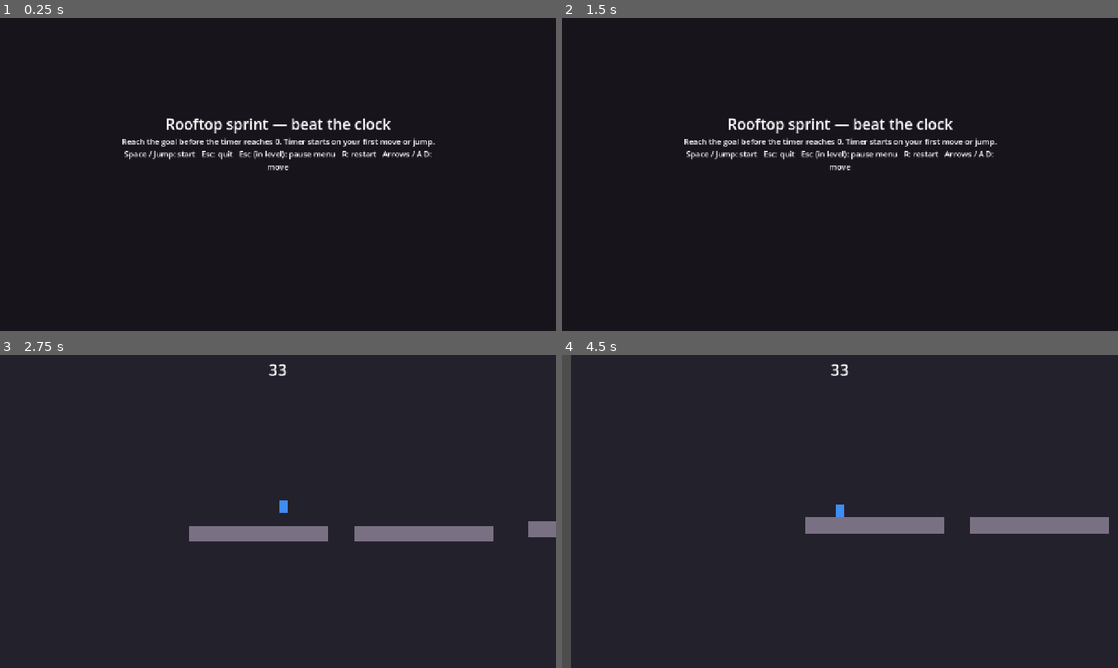
Above: before the commit, frames 1-4 (two rows, left to right).
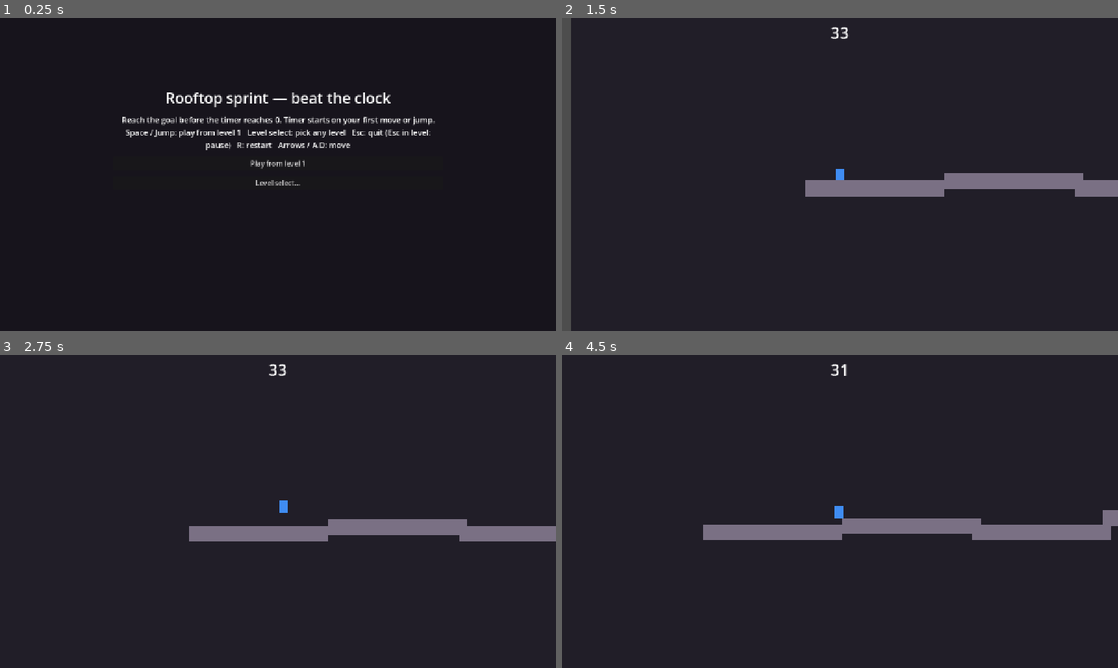
Above: after the commit, the same moments.

Repository: omarelsahy/e33-platformer
Game: Godot game, scene res://scenes/main_menu.tscn
Two runs of this game, one before a commit and one after it. Both use one fixed random seed, a clock stepped at 60 frames per second and the inputs below.
Inputs (mouse positions are in pixels of both pictures, inside the frame that each line leads up to):
- Up to frame 1 (0.25 s): no input
- Up to frame 2 (1.5 s): click (840, 183) at 0.5 s, where only the run after the commit has a clickable "Level select…"; click (840, 165) at 1.25 s, where only the run after the commit has a clickable "Level 2"
- Up to frame 3 (2.75 s): tap Enter (ui_accept) at 2 s; hold D (move_right) from 2.03 s (still down); hold Enter (ui_accept) from 2.03 s (still down); tap Space (jump) at 2.27, 2.3, 2.57 s
- Up to frame 4 (4.5 s): release Enter (ui_accept) at 2.78 s; tap Space (jump) at 2.85, 3.02, 3.32, 3.8 s; tap Enter (ui_accept) at 3.05, 4.35 s; release D (move_right) at 3.53 s; hold A (move_left) 3.53-4.28 s; hold Enter (ui_accept) 3.53-4.28 s; hold D (move_right) from 4.28 s (still down)

The runs differ from the first frame. In frame 1, 4.2% of the frame differs, in the area x 22-79%, y 23-54%; in frame 2, 6.6%, in the area x 0-100%, y 0-100%; in frame 3, 1.5%; in frame 4, 4.3%.

Commit message:
Add main menu level select and start_level_at
Made-with: Cursor

Diff:
--- a/scenes/main_menu.tscn
+++ b/scenes/main_menu.tscn
@@ -27,12 +27,13 @@
 anchor_top = 0.5
 anchor_right = 0.5
 anchor_bottom = 0.5
-offset_left = -360.0
-offset_top = -140.0
-offset_right = 360.0
-offset_bottom = 140.0
+offset_left = -380.0
+offset_top = -200.0
+offset_right = 380.0
+offset_bottom = 200.0
 grow_horizontal = 2
 grow_vertical = 2
+theme_override_constants/separation = 14
 
 [node name="Title" type="Label" parent="VBox"]
 layout_mode = 2
@@ -44,6 +45,76 @@
 layout_mode = 2
 theme_override_font_sizes/font_size = 18
 text = "Reach the goal before the timer reaches 0. Timer starts on your first move or jump.
-Space / Jump: start   Esc: quit   Esc (in level): pause menu   R: restart   Arrows / A D: move"
+Space / Jump: play from level 1   Level select: pick any level   Esc: quit (Esc in level: pause)   R: restart   Arrows / A D: move"
 horizontal_alignment = 1
 autowrap_mode = 3
+
+[node name="PlayButton" type="Button" parent="VBox"]
+layout_mode = 2
+text = "Play from level 1"
+
+[node name="LevelSelectButton" type="Button" parent="VBox"]
+layout_mode = 2
+text = "Level select…"
+
+[node name="LevelSelectOverlay" type="Control" parent="."]
+visible = false
+layout_mode = 3
+anchors_preset = 15
+anchor_right = 1.0
+anchor_bottom = 1.0
+grow_horizontal = 2
+grow_vertical = 2
+
+[node name="Dim" type="ColorRect" parent="LevelSelectOverlay"]
+layout_mode = 1
+anchors_preset = 15
+anchor_right = 1.0
+anchor_bottom = 1.0
+grow_horizontal = 2
+grow_vertical = 2
+mouse_filter = 0
+color = Color(0.05, 0.05, 0.07, 0.82)
+
+[node name="Center" type="CenterContainer" parent="LevelSelectOverlay"]
+layout_mode = 1
+anchors_preset = 15
+anchor_right = 1.0
+anchor_bottom = 1.0
+grow_horizontal = 2
+grow_vertical = 2
+
+[node name="Panel" type="PanelContainer" parent="LevelSelectOverlay/Center"]
+layout_mode = 2
+
+[node name="Margin" type="MarginContainer" parent="LevelSelectOverlay/Center/Panel"]
+layout_mode = 2
+theme_override_constants/margin_left = 20
+theme_override_constants/margin_top = 18
+theme_override_constants/margin_right = 20
+theme_override_constants/margin_bottom = 18
+
+[node name="VBox" type="VBoxContainer" parent="LevelSelectOverlay/Center/Panel/Margin"]
+layout_mode = 2
+theme_override_constants/separation = 16
+
+[node name="SelectTitle" type="Label" parent="LevelSelectOverlay/Center/Panel/Margin/VBox"]
+layout_mode = 2
+theme_override_font_sizes/font_size = 24
+text = "Select level"
+horizontal_alignment = 1
+
+[node name="LevelButtonGrid" type="GridContainer" parent="LevelSelectOverlay/Center/Panel/Margin/VBox"]
+layout_mode = 2
+size_flags_horizontal = 4
+theme_override_constants/h_separation = 10
+theme_override_constants/v_separation = 10
+columns = 3
+
+[node name="BackButton" type="Button" parent="LevelSelectOverlay/Center/Panel/Margin/VBox"]
+layout_mode = 2
+text = "Back"
+
+[connection signal="pressed" from="VBox/PlayButton" to="." method="_on_play_pressed"]
+[connection signal="pressed" from="VBox/LevelSelectButton" to="." method="_on_level_select_pressed"]
+[connection signal="pressed" from="LevelSelectOverlay/Center/Panel/Margin/VBox/BackButton" to="." method="_on_level_select_back_pressed"]
--- a/scripts/game_flow.gd
+++ b/scripts/game_flow.gd
@@ -12,7 +12,11 @@
 
 
 func start_game() -> void:
-	level_index = 0
+	start_level_at(0)
+
+
+func start_level_at(index: int) -> void:
+	level_index = clampi(index, 0, LEVEL_SCENES.size() - 1)
 	get_tree().paused = false
 	get_tree().change_scene_to_file(LEVEL_SCENES[level_index])
 
--- a/scripts/main_menu.gd
+++ b/scripts/main_menu.gd
@@ -1,12 +1,54 @@
 extends Control
+
+@onready var _level_select: Control = $LevelSelectOverlay
+@onready var _level_grid: GridContainer = $LevelSelectOverlay/Center/Panel/Margin/VBox/LevelButtonGrid
 
 
 func _ready() -> void:
 	set_process_unhandled_input(true)
+	_level_select.visible = false
+	_populate_level_buttons()
+
+
+func _populate_level_buttons() -> void:
+	for child in _level_grid.get_children():
+		child.queue_free()
+	var n: int = GameFlow.LEVEL_SCENES.size()
+	for i in n:
+		var btn := Button.new()
+		btn.text = "Level %d" % (i + 1)
+		btn.custom_minimum_size.x = 120
+		btn.pressed.connect(_on_level_button_pressed.bind(i))
+		_level_grid.add_child(btn)
 
 
 func _unhandled_input(event: InputEvent) -> void:
+	if _level_select.visible:
+		if event.is_action_pressed(&"ui_cancel"):
+			_close_level_select()
+			get_viewport().set_input_as_handled()
+		return
 	if event.is_action_pressed(&"ui_accept") or event.is_action_pressed(&"jump"):
 		GameFlow.start_game()
 	elif event.is_action_pressed(&"ui_cancel"):
 		get_tree().quit()
+
+
+func _on_play_pressed() -> void:
+	GameFlow.start_game()
+
+
+func _on_level_select_pressed() -> void:
+	_level_select.visible = true
+
+
+func _close_level_select() -> void:
+	_level_select.visible = false
+
+
+func _on_level_select_back_pressed() -> void:
+	_close_level_select()
+
+
+func _on_level_button_pressed(level_idx: int) -> void:
+	GameFlow.start_level_at(level_idx)
